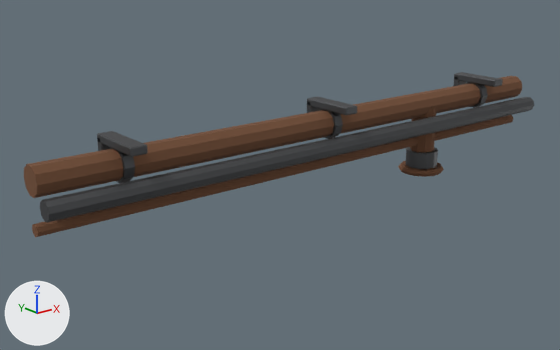
One commit to the FBX model unity/HorrorGame/Assets/Models/Props/Pipes.fbx: the scene before it, then after it.
One viewpoint serves both versions: a 50 mm camera at (-2.0, -2.3, 2.83) aimed at (-0.16, 0.0, 1.91). Lighting does not change. The marker at lower left points along +X, +Y and +Z. The first picture is the older version.

The first picture shows 'Pipes'.
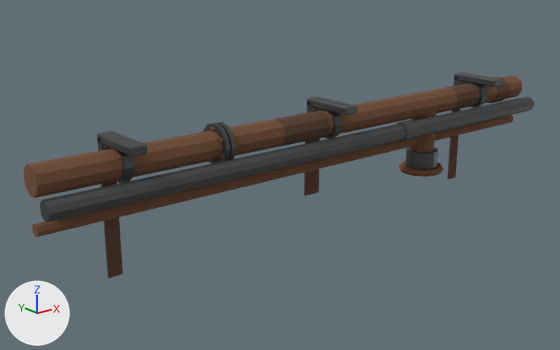
Changed parts and their boxes [x1, y1, x2, y2] in the pictures (560 x 350 px):
'Pipes', reshaped (25% taller): before [24, 72, 534, 237]; after [24, 72, 534, 278]
part 1 of me_cylinder, added: after [203, 123, 231, 164]
part 2 of me_cylinder, added: after [217, 122, 236, 160]
part 3 of me_cylinder, added: after [395, 120, 419, 142]
part 4 of me_cylinder, added: after [489, 77, 510, 103]
part 5 of me_cylinder, added (brown): after [275, 111, 330, 147]
part 6 of me_cylinder, added (brown): after [446, 83, 481, 111]
part 7 of me_cylinder, added (brown): after [101, 181, 123, 278]
part 8 of me_cylinder, added: after [447, 109, 460, 179]
part 9 of me_cylinder, added: after [304, 138, 320, 196]

Patch to the scene script:
```diff
--- a/unity/HorrorGame/Assets/Models/Props/Pipes.fbx.py
+++ b/unity/HorrorGame/Assets/Models/Props/Pipes.fbx.py
@@ mat_prop_rustdark @@
+mat_prop_rustdark = principled_material('Prop_RustDark')
+mat_prop_rustdark.base_color = (0.105, 0.052, 0.03)  # brown #5b4030
+mat_prop_rustdark.metallic = 0.1
+mat_prop_rustdark.roughness = 0.95
@@ me_cylinder @@
 # used by ob_pipes; location = (0.0, 0.0, 0.0)
-me_cylinder.from_pydata(...)  # 398 vertices, 728 faces; spans x -1.2..1.2, y -0.23..0.0, z 1.82..2.21
+me_cylinder.from_pydata(...)  # 778 vertices, 1376 faces; spans x -1.2..1.2, y -0.23..0.0, z 1.69..2.21
+# me_cylinder part 1: a new loose piece, a 12-sided cylinder along x spanning x -0.539..-0.523, y -0.179..-0.023, z 2.042..2.198, in mat_prop_iron (dark grey #5e6062)
+# me_cylinder part 2: a new loose piece, a 12-sided cylinder along x spanning x -0.517..-0.501, y -0.179..-0.023, z 2.042..2.198, in mat_prop_iron (dark grey #5e6062)
+# me_cylinder part 3: a new loose piece, a 10-sided cylinder along x spanning x 0.315..0.385, y -0.231..-0.151, z 2.012..2.088, in mat_prop_iron (dark grey #5e6062)
+# me_cylinder part 4: a new loose piece, a 10-sided cylinder along x spanning x 1.01..1.09, y -0.159..-0.043, z 2.065..2.175, in mat_prop_rustdark (brown #5b4030)
+# me_cylinder part 5: a new loose piece, a 10-sided cylinder along x spanning x -0.26..-0.04, y -0.15..-0.05, z 2.07..2.17, in mat_prop_rustdark (brown #5b4030)
+# me_cylinder part 6: a new loose piece, a 10-sided cylinder along x spanning x 0.72..0.88, y -0.15..-0.05, z 2.07..2.17, in mat_prop_rustdark (brown #5b4030)
+# me_cylinder part 7: a new loose piece, a box spanning x -0.9275..-0.8725, y -0.008..-0.002, z 1.69..2.11, in mat_prop_rustdark (brown #5b4030)
+# me_cylinder part 8: a new loose piece, a box spanning x 0.8725..0.9275, y -0.008..-0.002, z 1.69..2.11, in mat_prop_rustdark (brown #5b4030)
+# me_cylinder part 9: a new loose piece, a box spanning x -0.0375..0.0375, y -0.008..-0.002, z 1.8..2.1, in mat_prop_rustdark (brown #5b4030)
+# other edits to the shape of me_cylinder do not show in these pictures
 me_cylinder.materials.append(mat_prop_rust)
 me_cylinder.materials.append(mat_prop_iron)
+me_cylinder.materials.append(mat_prop_rustdark)  # brown #5b4030
```
